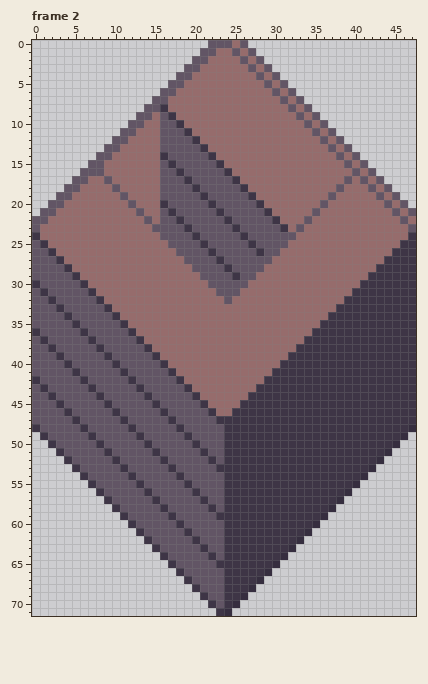
File history of a pixel-art file, resources/asesprite/blocks/Block_Wood.aseprite. That is the earlier state.
48x72 pixels, 7 frames. Shown: frame 2. The commit also changed other frames, which this record leaves out.
The same view after the edit:
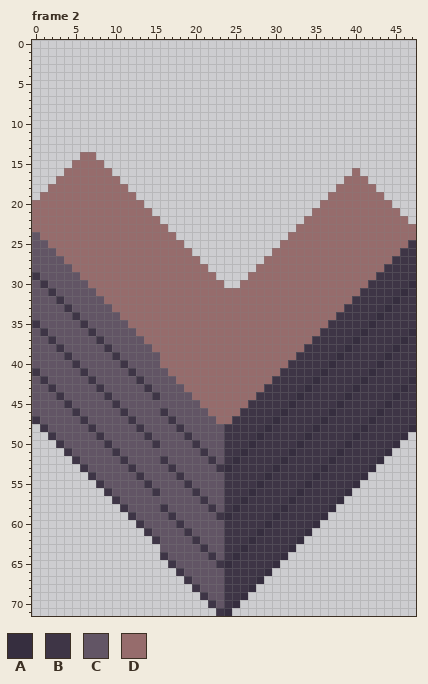
Palette (. is transparent): A #362e3f  B #3e3546  C #625565  D #966c6c
Diff:
layer "Wood Full" now hidden
layer "Wood Row" added
layer "Wood Column" added
layer "Corner Left" now hidden
layer "Corner Top" now hidden
layer "Corner Right" now hidden
layer "Corner Bottom" now hidden
layer "Wood Half" removed
layer "Wood Half Column Copy" removed
Frame 2:
y 0: x 22..26 CCCDC -> .....
y 1: x 21..27 CCDDCDC -> .......
y 2: x 20..28 CCDDDDCDC -> .........
y 3: x 19..29 CCDDDDDDCDC -> ...........
y 4: x 18..30 CCDDDDDDDDCDC -> .............
y 5: x 17..31 CCDDDDDDDDDDCDC -> ...............
y 6: x 16..32 CCDDDDDDDDDDDDCDC -> .................
y 7: x 15..33 CCDDDDDDDDDDDDDDCDC -> ...................
y 8: x 14..34 CCBDDDDDDDDDDDDDDDCDC -> .....................
y 9: x 13..35 CCDCBDDDDDDDDDDDDDDDCDC -> .......................
y 10: x 12..36 CCDDCCBDDDDDDDDDDDDDDDCDC -> .........................
y 11: x 11..37 CCDDDCCCBDDDDDDDDDDDDDDDCDC -> ...........................
y 12: x 10..38 CCDDDDCCCCBDDDDDDDDDDDDDDDCDC -> .............................
y 13: x 9..39 CCDDDDDCCCCCBDDDDDDDDDDDDDDDCDC -> ...............................
y 14: x 6..40 ..CCDDDDDDBCCCCCBDDDDDDDDDDDDDDDCDC -> DD.................................
y 15: x 5..41 ..CCDDDDDDDCBCCCCCBDDDDDDDDDDDDDDDCDC -> DDDD.................................
y 16: x 4..8 ..CCC -> DDDDD; x 10..42 DDDDDDCCBCCCCCBDDDDDDDDDDDDDDDCDC -> ..............................D..
y 17: x 3..6 ..CC -> DDDD; x 9 C -> D; x 11..39 DDDDDCCCBCCCCCBDDDDDDDDDDDDDC -> ............................D; x 41..43 CDC -> D..
y 18: x 2..5 ..CC -> DDDD; x 10 C -> D; x 12..38 DDDDCCCCBCCCCCBDDDDDDDDDDDC -> ..........................D; x 42..44 CDC -> D..
y 19: x 1..4 ..CC -> DDDD; x 11 C -> D; x 13..37 DDDCCCCCBCCCCCBDDDDDDDDDC -> ........................D; x 43..45 CDC -> D..
y 20: x 0..3 ..CC -> DDDD; x 12 C -> D; x 14..36 DDBCCCCCBCCCCCBDDDDDDDC -> ......................D; x 44..46 CDC -> D..
y 21: x 0..2 .CC -> DDD; x 13 C -> D; x 15..35 DCBCCCCCBCCCCCBDDDDDC -> ....................D; x 45..47 CDC -> D..
y 22: x 0..1 CC -> DD; x 14 C -> D; x 16..34 CCBCCCCCBCCCCCBDDDC -> ..................D; x 46..47 CD -> D.
y 23: x 0 C -> D; x 15..33 CCCCBCCCCCBCCCCCBDC -> DD................D; x 47 C -> D
y 24: x 0 B -> C; x 16..32 CCCCBCCCCCBCCCCCC -> DD..............D; x 47 B -> D
y 25: x 1 B -> C; x 17..31 CCCCBCCCCCBCCCC -> DD............D; x 46 B -> D
y 26: x 2 B -> C; x 18..30 CCCCBCCCCCBCC -> DD..........D; x 45 B -> D
y 27: x 3 B -> C; x 19..29 CCCCBCCCCCC -> DD........D; x 44 B -> D
y 28: x 4 B -> C; x 20..28 CCCCBCCCC -> DD......D; x 43 B -> D
y 29: x 0 C -> B; x 5 B -> C; x 21..27 CCCCBCC -> DD....D; x 42 B -> D
y 30: x 0..1 BC -> CB; x 6 B -> C; x 22..26 CCCCC -> DD..D; x 41 B -> D; x 47 B -> A
y 31: x 1..2 BC -> CB; x 7 B -> C; x 23..25 CCC -> DDD; x 40 B -> D; x 46 B -> A
y 32: x 2..3 BC -> CB; x 8 B -> C; x 24 C -> D; x 39 B -> D; x 45 B -> A
y 33: x 3..4 BC -> CB; x 9 B -> C; x 38 B -> D; x 44 B -> A
y 34: x 4..5 BC -> CB; x 10 B -> C; x 37 B -> D; x 43 B -> A
y 35: x 0 C -> B; x 5..6 BC -> CB; x 11 B -> C; x 36 B -> D; x 42 B -> A
y 36: x 0..1 BC -> CB; x 6..7 BC -> CB; x 12 B -> C; x 35 B -> D; x 41 B -> A; x 47 B -> A
y 37: x 1..2 BC -> CB; x 7..8 BC -> CB; x 13 B -> C; x 34 B -> D; x 40 B -> A; x 46 B -> A
y 38: x 2..3 BC -> CB; x 8..9 BC -> CB; x 14 B -> C; x 33 B -> D; x 39 B -> A; x 45 B -> A
y 39: x 3..4 BC -> CB; x 9..10 BC -> CB; x 15 B -> C; x 32 B -> D; x 38 B -> A; x 44 B -> A
y 40: x 4..5 BC -> CB; x 10..11 BC -> CB; x 16 B -> D; x 31 B -> D; x 37 B -> A; x 43 B -> A
y 41: x 0 C -> B; x 5..6 BC -> CB; x 11..12 BC -> CB; x 17 B -> D; x 30 B -> D; x 36 B -> A; x 42 B -> A
y 42: x 0..1 BC -> CB; x 6..7 BC -> CB; x 12..13 BC -> CB; x 18 B -> D; x 29 B -> D; x 35 B -> A; x 41 B -> A; x 47 B -> A
y 43: x 1..2 BC -> CB; x 7..8 BC -> CB; x 13..14 BC -> CB; x 19 B -> D; x 28 B -> D; x 34 B -> A; x 40 B -> A; x 46 B -> A
y 44: x 2..3 BC -> CB; x 8..9 BC -> CB; x 14..15 BC -> CB; x 20 B -> D; x 27 B -> D; x 33 B -> A; x 39 B -> A; x 45 B -> A
y 45: x 3..4 BC -> CB; x 9..10 BC -> CB; x 15 B -> C; x 21 B -> D; x 26 B -> D; x 32 B -> A; x 38 B -> A; x 44 B -> A
y 46: x 4..5 BC -> CB; x 10..11 BC -> CB; x 22 B -> D; x 25 B -> D; x 31 B -> A; x 37 B -> A; x 43 B -> A
y 47: x 0 C -> B; x 5..6 BC -> CB; x 11..12 BC -> CB; x 23..24 BB -> DD; x 30 B -> A; x 36 B -> A; x 42 B -> A
y 48: x 0..1 BC -> .B; x 6..7 BC -> CB; x 12..13 BC -> CB; x 29 B -> A; x 35 B -> A; x 41 B -> A
y 49: x 1..2 BC -> .B; x 7..8 BC -> CB; x 13..14 BC -> CB; x 28 B -> A; x 34 B -> A; x 40 B -> A
y 50: x 2..3 BC -> .B; x 8..9 BC -> CB; x 14..15 BC -> CB; x 27 B -> A; x 33 B -> A; x 39 B -> A
y 51: x 3..4 BC -> .B; x 9..10 BC -> CB; x 15 B -> C; x 26 B -> A; x 32 B -> A; x 38 B -> A
y 52: x 4..5 BC -> .B; x 10..11 BC -> CB; x 25 B -> A; x 31 B -> A; x 37 B -> A
y 53: x 5..6 BC -> .B; x 11..12 BC -> CB; x 24 B -> A; x 30 B -> A; x 36 B -> A
y 54: x 6..7 BC -> .B; x 12..13 BC -> CB; x 29 B -> A; x 35 B -> A
y 55: x 7..8 BC -> .B; x 13..14 BC -> CB; x 28 B -> A; x 34 B -> A
y 56: x 8..9 BC -> .B; x 14..15 BC -> CB; x 27 B -> A; x 33 B -> A
y 57: x 9..10 BC -> .B; x 15 B -> C; x 26 B -> A; x 32 B -> A
y 58: x 10..11 BC -> .B; x 25 B -> A; x 31 B -> A
y 59: x 11..12 BC -> .B; x 24 B -> A; x 30 B -> A
y 60: x 12..13 BC -> .B; x 29 B -> A
y 61: x 13..14 BC -> .B; x 28 B -> A
y 62: x 14..15 BC -> .B; x 27 B -> A
y 63: x 15 B -> .; x 26 B -> A
y 64: x 25 B -> A
y 65: x 24 B -> A
Where, in picture pixels (left, top, right, bottom), the same in both pictures:
changed: (32, 40, 416, 568)
